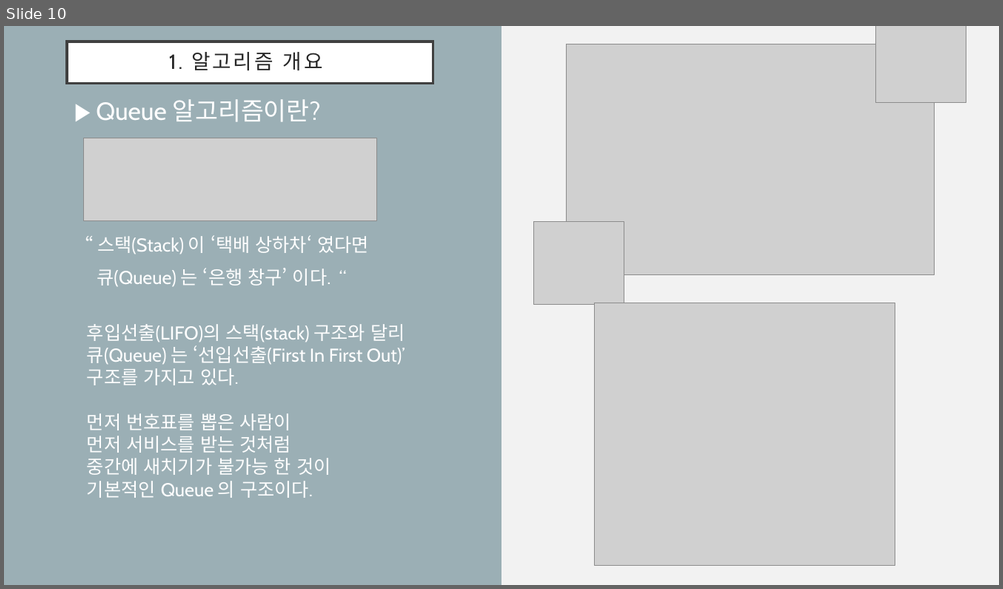
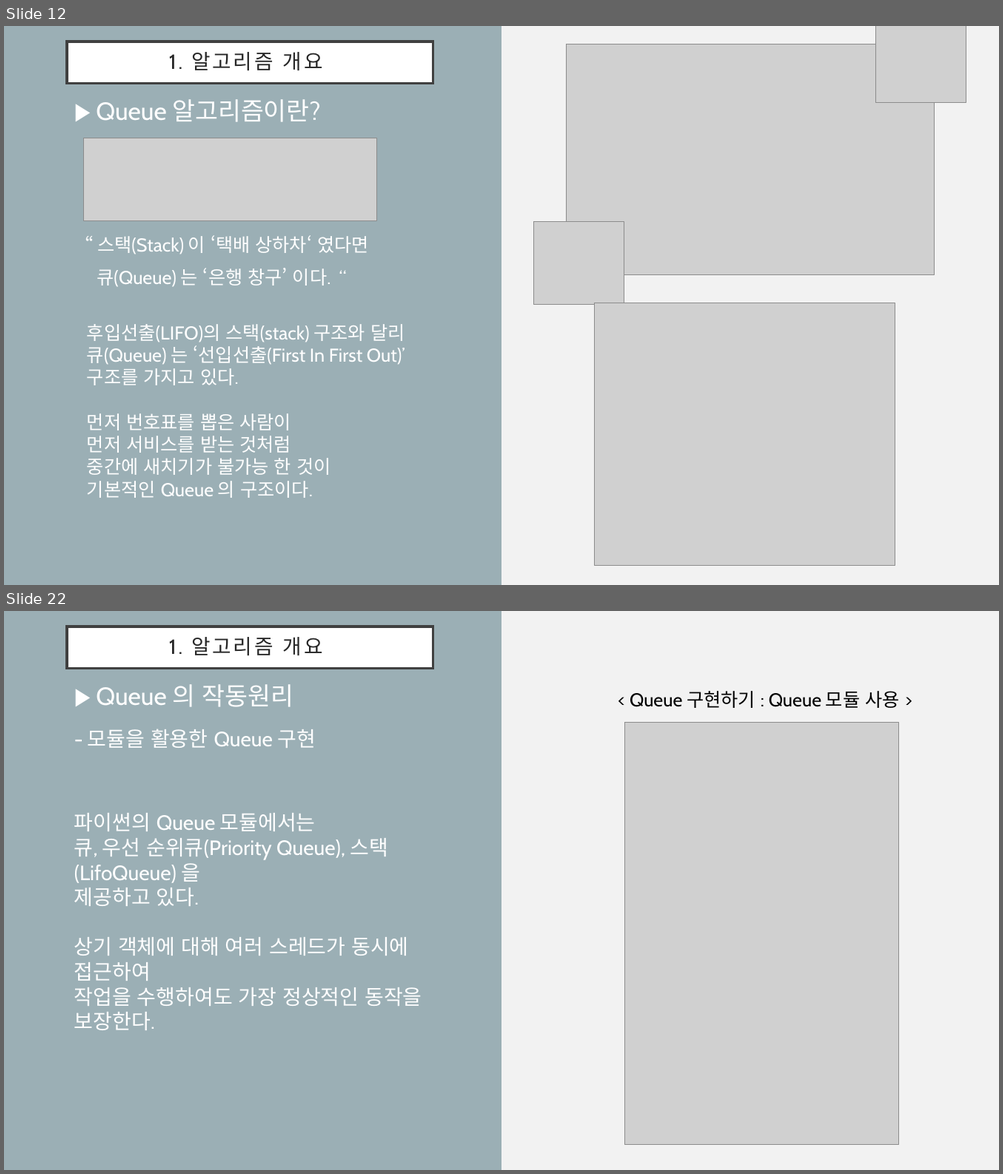
Before and after one commit to drhee0919/Rhee, a slide deck: 1. Stack & Queue.pptx. Shown one above the other, each under a label of ours: slide 10 before the commit, slides 12 and 22 after it; the slides between them are not shown. The pictures are 1003x589 and 1003x1174 pixels, drawn with LibreOffice and Linux fonts; fonts in the diff are those of the drawing; grey boxes stand for pictures. Boxes give left, top, right and bottom in pixels: in the first picture for what was removed or moved away, otherwise in the second. Text is boxed around its words. In the diff, an @@ line names an element or a change of style, - is before the commit and + after.

```diff
--- a/1. Stack & Queue.pptx
+++ b/1. Stack & Queue.pptx
@@ slide 22 added at [4, 611, 999, 1170], background #F2F2F2; not listed: 1 template element that a slide beside it also shows @@
@@ title added at [67, 627, 433, 669], fill #FFFFFF, outline #404040 2.5 pt, 19.8 pt, text #262626 @@
+1. 알고리즘 개요
@@ text added at [96, 684, 294, 707], 24 pt, text #FFFFFF @@
+▶ Queue 의 작동원리
@@ text added at [629, 691, 899, 708], 18 pt, text #000000 @@
+< Queue 구현하기 : Queue 모듈 사용 >
@@ text added at [88, 729, 316, 748], 20 pt, text #FFFFFF @@
+- 모듈을 활용한 Queue 구현
@@ picture added at [625, 723, 899, 1145] @@
@@ text added at [74, 813, 421, 1031], 20 pt, text #FFFFFF @@
+파이썬의 Queue 모듈에서는
+큐, 우선 순위큐(Priority Queue), 스택(LifoQueue) 을
+제공하고 있다.
+상기 객체에 대해 여러 스레드가 동시에 접근하여
+작업을 수행하여도 가장 정상적인 동작을 보장한다.
@@ what was slide 10 is now slide 12 @@
```
Also in this commit, not shown: 14 slides changed, 7 other slides added, 12 other files.
